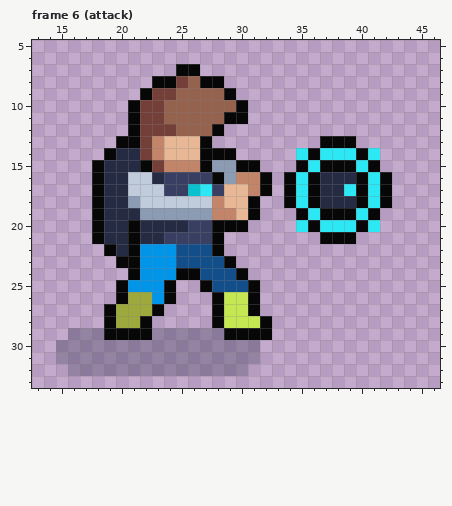
Two states of a pixel-art file, src/art/player_animation.aseprite. Above is the file before it was changed.
70x40 pixels, 15 frames. Pixels under 10% opacity are left out. Colours within 5 levels of each other are drawn and written as one. Shown: frame 6 (attack): x 13..46, y 5..33. The commit also changed other frames, which this record leaves out.
New version:
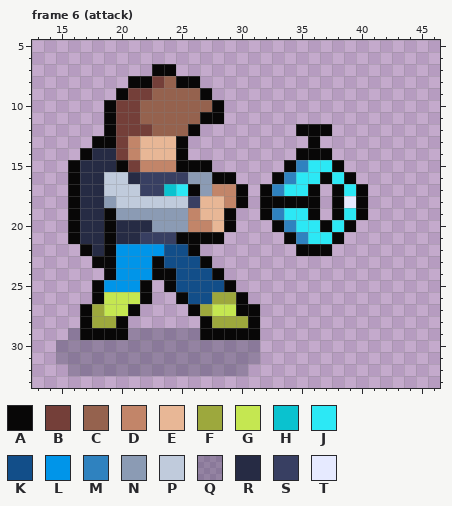
Palette (. is transparent): A #080707  B #743f39  C #95624e  D #c28569  E #e8b796  F #9da83d  G #c5e751  H #0ac2cf  J #2ce8f5  K #124e89  L #0095e9  M #2f82bf  N #8b9bb4  P #c0cbdc  Q #262b444e  R #262b44  S #383f62  T #e6eaff
What changed:
--- frame 6 (attack), layer "main/player"
@@ x 13..46 @@
  6 ..................................
- 7 ............AA....................
- 8 ..........AABCAA..................
- 9 .........ABBCCCCA.................
-10 ........ABBCCCCCCA................
-11 ........ABBCCCCCAA................
-12 ........ABBBCCCA..................
-13 .......AABDEEEA.........AAA.......
-14 ......ARRBDEEEAAA.....JAJJJAJ.....
-15 .....ARRRABDDDANNAA...AJAAAJA.....
-16 .....ARRPPRSSSSANDDA.AJARRRAJA....
-17 .....ARRPPPSSHJSEEDA.AJARRJAJA....
-18 .....ARRNPPPPPPDEEA..AJARRRAJA....
-19 .....ARRRNNNNNNDDEA...AJAAAJA.....
-20 .....ARRARRRRSSAAA....JAJJJAJ.....
-21 .....ARRARRSSSSA........AAA.......
-22 ......ARALLLKKKA..................
-23 .......AALLLKKKKA.................
-24 ........ALLLAAKKKA................
-25 .......ALLLA..AKKKA...............
-26 .......AFFLA...AGGA...............
-27 ......AFFFA....AGGA...............
-28 ......AFFA.....AGGGA..............
-29 ...QQQAAAAQQQQQQAAAA..............
+ 7 ..........AA......................
+ 8 ........AABCAA....................
+ 9 .......ABBCCCCA...................
+10 ......ABBCCCCCCA..................
+11 ......ABBCCCCCAA..................
+12 ......ABBBCCCA........AAA.........
+13 .....AABDEEEA..........A..........
+14 ....ARRBDEEEA.........AAA.........
+15 ...ARRRABDDDAAA......AMJJA........
+16 ...ARRPPRSSSSNNAA...AMJJAJA.......
+17 ...ARRPPPSSHJANDDA.AMJJA.AJA......
+18 ...ARRNPPPPPPSEEDA.AAAAA.ATA......
+19 ...ARRANNNNNNDEEA..AMJJA.AJA......
+20 ...ARRARRRNNNDDEA...AMJJAJA.......
+21 ...ARRARRSSSAAAA.....AMJJA........
+22 ....ARALLLLKKA........AAA.........
+23 .....AALLLAKKKA...................
+24 ......ALLLAAKKKA..................
+25 .....ALLLA.AKKKKA.................
+26 .....AGGGA..AKKFFA................
+27 ....AFGGA....AFGGAA...............
+28 ....AFFA......AFFFA...............
+29 ...QAAAAQQQQQQAAAAA...............
 30 ..QQQQQQQQQQQQQQQQQ...............
Boxes around the changes in both pictures, in picture pixels (x1, y1, x2, y2):
changed: (68, 64, 392, 340)
